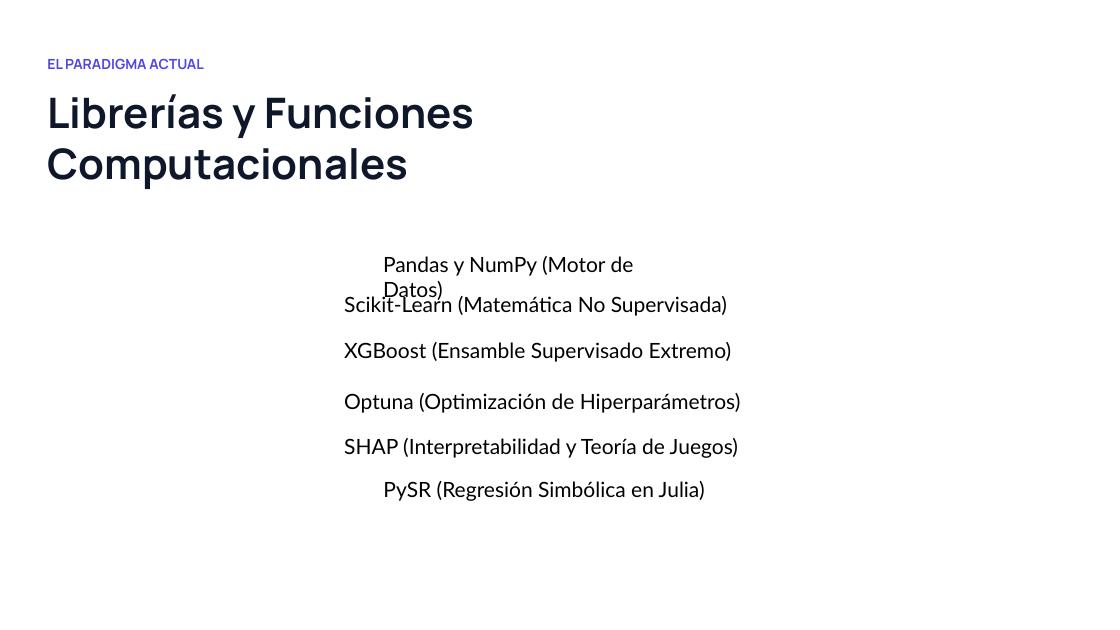
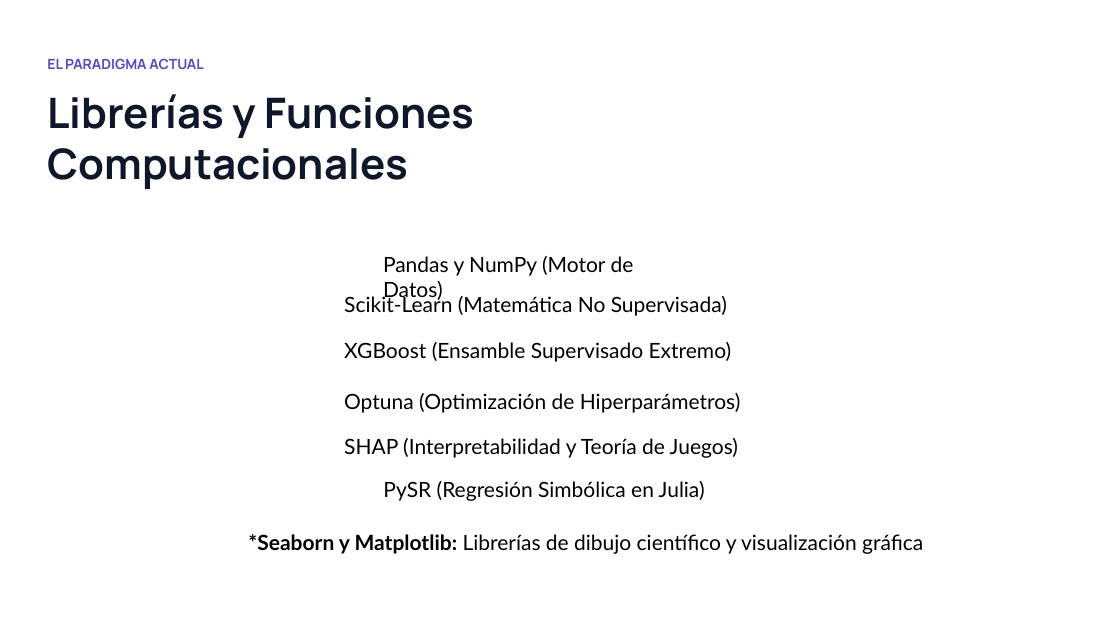
Before and after one commit to Henrry-Ojeda-1/IA---Grupo-03, a slide deck: slide 7 of 00 Presentacion.pptx. Drawn at 1120x630 pixels with LibreOffice and Linux fonts; fonts in the diff are those of the drawing. Boxes give left, top, right and bottom in pixels: in the first picture for what was removed or moved away, otherwise in the second. Text is boxed around its words. In the diff, an @@ line names an element or a change of style, - is before the commit and + after.

```diff
--- a/00 Presentacion.pptx
+++ b/00 Presentacion.pptx
@@ text added at box(248, 534, 923, 554), 18 pt, text #000000 @@
+*Seaborn y Matplotlib: Librerías de dibujo científico y visualización gráfica
```
Also in this commit, not shown: 1 other slide changed, 1 slide added, 1 other file.
